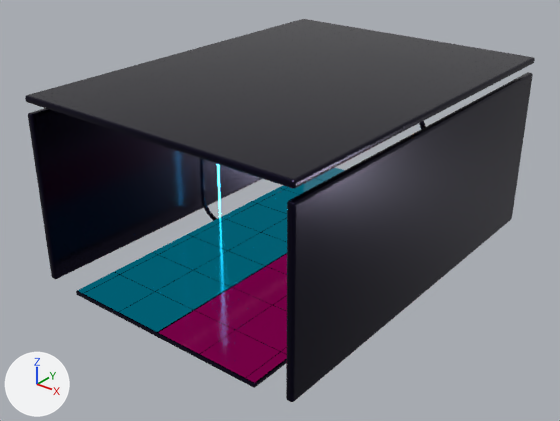
Two versions of the Blender file source_assets/blender/split_glow_arcade.blend, one commit apart.
One viewpoint serves both versions: a 50 mm lens placed at (19.5, -25.8, 15.4), pointed at (-0.2, -1.2, 0.2). Arrows for +X, +Y and +Z are at lower left; the lights stay in place. The picture after the commit comes second.

Script lines for the objects in view, before the commit:
```python
ob_dark_ceiling = bpy.data.objects.new('Dark Ceiling', me_cube_003)
ob_dark_ceiling.parent = ob_split_glow_arcade_blender_module
ob_dark_ceiling.location = (0.0, 0.0, 6.08)
ob_rounded_portal_cyan_half = bpy.data.objects.new('Rounded Portal Cyan Half', cu_rounded_portal_cyan_halfcurve)
ob_rounded_portal_cyan_half.parent = ob_split_glow_arcade_blender_module
ob_rounded_portal_cyan_half.location = (0.0, 0.0, 0.0)
ob_rounded_portal_dark_housing = bpy.data.objects.new('Rounded Portal Dark Housing', cu_rounded_portal_dark_housingcurve)
ob_rounded_portal_dark_housing.parent = ob_split_glow_arcade_blender_module
ob_rounded_portal_dark_housing.location = (0.0, 0.0, 0.0)
# also in view: 'Wet Reflective Tile Floor' at (0.0, 0.0, -2.2); 'Left Cyan Floor Reflection' at (-2.5, 0.0, -2.1); 'Right Pink Floor Reflection' at (2.5, 0.0, -2.1); 'Right Dark Wall' at (6.6, 0.0, 1.7); 'Left Dark Wall' at (-6.6, 0.0, 1.7)
```
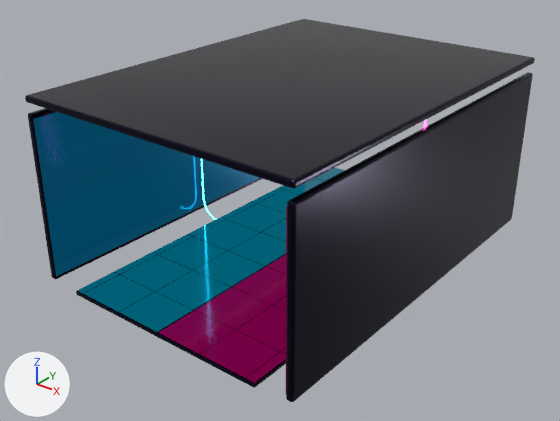
Edits to the bpy script that builds the scene:
```text
Add mat_cyan_wall_reflection:
    mat_cyan_wall_reflection = principled_material('Cyan Wall Reflection')
    mat_cyan_wall_reflection.base_color = (0.003, 0.025, 0.06)  # dark blue #0a2c45
    mat_cyan_wall_reflection.metallic = 0.92
    mat_cyan_wall_reflection.roughness = 0.12
    mat_cyan_wall_reflection.emission_color = (0.0, 0.13, 0.26)  # cyan #00658b
    mat_cyan_wall_reflection.emission_strength = 0.42
Add me_cube_006_1:
    me_cube_006_1.from_pydata([(0.0, -9.0, -3.6), (0.0, -9.0, 3.6), (0.0, 9.0, -3.6), (0.0, 9.0, 3.6), (0.0, -9.0, -3.6), (0.0, -9.0, 3.6), (0.0, 9.0, -3.6), (0.0, 9.0, 3.6)], [], [(0, 1, 3, 2), (2, 3, 7, 6), (6, 7, 5, 4), (4, 5, 1, 0), (2, 6, 4, 0), (7, 3, 1, 5)])
    me_cube_006_1.materials.append(mat_cyan_wall_reflection)  # dark blue #0a2c45
Change cu_rounded_portal_cyan_halfcurve:
    remove _sp.points.foreach_set('co', [-6.1, 0.0, -1.25, 1.0, -6.083, 0.0, -1.444, 1.0, -6.032, 0.0, -1.633, 1.0, -5.95, 0.0, -1.81, 1.0, -5.838, 0.0, -1.97, 1.0, -5.7, 0.0, -2.108, 1.0, -5.54, 0.0, -2.22, 1.0, -5.363, 0.0, -2.302, 1.0, -5.174, 0.0, -2.353, 1.0, -4.98, 0.0, -2.37, 1.0, -4.98, 0.0, 5.93, 1.0, -5.174, 0.0, 5.913, 1.0, -5.363, 0.0, 5.862, 1.0, -5.54, 0.0, 5.78, 1.0, -5.7, 0.0, 5.668, 1.0, -5.838, 0.0, 5.53, 1.0, -5.95, 0.0, 5.37, 1.0, -6.032, 0.0, 5.193, 1.0, -6.083, 0.0, 5.004, 1.0, -6.1, 0.0, 4.81, 1.0])
    _sp: cu_rounded_portal_cyan_halfcurve.splines.new('POLY'); _sp.points.add(19) -> cu_rounded_portal_cyan_halfcurve.splines.new('POLY'); _sp.points.add(14)
    add _sp.points.foreach_set('co', [-6.1, 0.0, 5.93, 1.0, -6.1, 0.0, -1.25, 1.0, -6.1, 0.0, -1.25, 1.0, -6.089, 0.0, -1.409, 1.0, -6.055, 0.0, -1.566, 1.0, -5.999, 0.0, -1.715, 1.0, -5.922, 0.0, -1.856, 1.0, -5.826, 0.0, -1.983, 1.0, -5.713, 0.0, -2.096, 1.0, -5.586, 0.0, -2.192, 1.0, -5.445, 0.0, -2.269, 1.0, -5.296, 0.0, -2.325, 1.0, -5.139, 0.0, -2.359, 1.0, -4.98, 0.0, -2.37, 1.0, 0.0, 0.0, -2.37, 1.0])
    cu_rounded_portal_cyan_halfcurve.bevel_depth: 0.047 -> 0.038
Remove ob_rounded_portal_dark_housing:
    ob_rounded_portal_dark_housing = bpy.data.objects.new('Rounded Portal Dark Housing', cu_rounded_portal_dark_housingcurve)
    ob_rounded_portal_dark_housing.parent = ob_split_glow_arcade_blender_module
    ob_rounded_portal_dark_housing.location = (0.0, 0.0, 0.0)
Add ob_left_cyan_wall_reflection:
    ob_left_cyan_wall_reflection = bpy.data.objects.new('Left Cyan Wall Reflection', me_cube_006_1)
    ob_left_cyan_wall_reflection.parent = ob_split_glow_arcade_blender_module
    ob_left_cyan_wall_reflection.location = (-6.37, 0.0, 1.7)
    _m = ob_left_cyan_wall_reflection.modifiers.new('Soft authored edges', 'BEVEL')
    _m.width = 0.003
    _m.width_pct = 0.003
    _m.segments = 3
```

Boxes [x1, y1, x2, y2] around the edits, measured in the pictures (560 x 421 px):
'Left Cyan Wall Reflection', added (dark blue): after [33, 112, 259, 276]
'Rounded Portal Dark Housing', deleted (mostly hidden): before [200, 121, 426, 221]
'Rounded Portal Cyan Half', reshaped: before [217, 164, 221, 218]; after [201, 159, 216, 220]
'Left Dark Wall', unchanged, covered by the edit: [28, 108, 262, 279] in both
